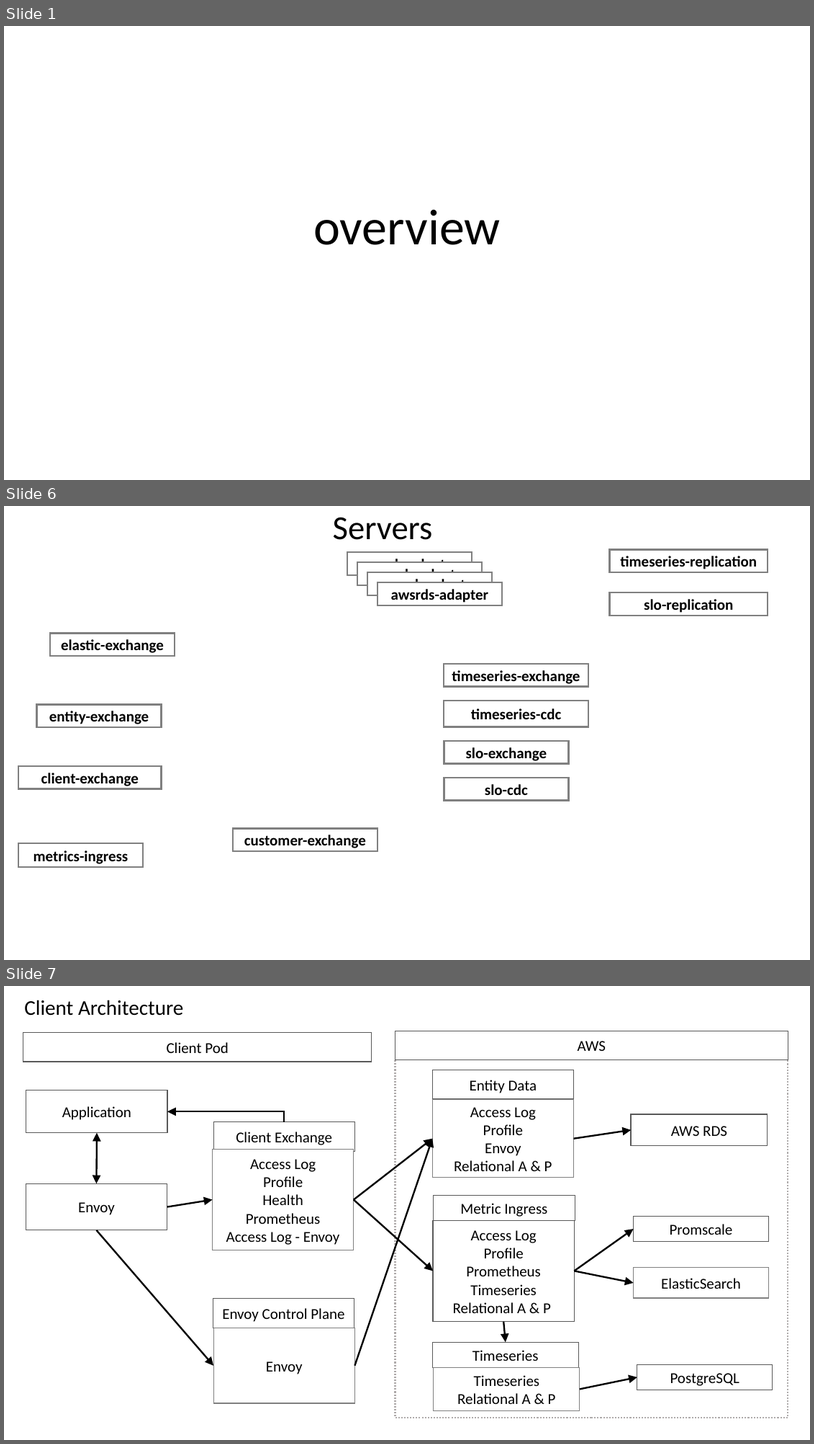
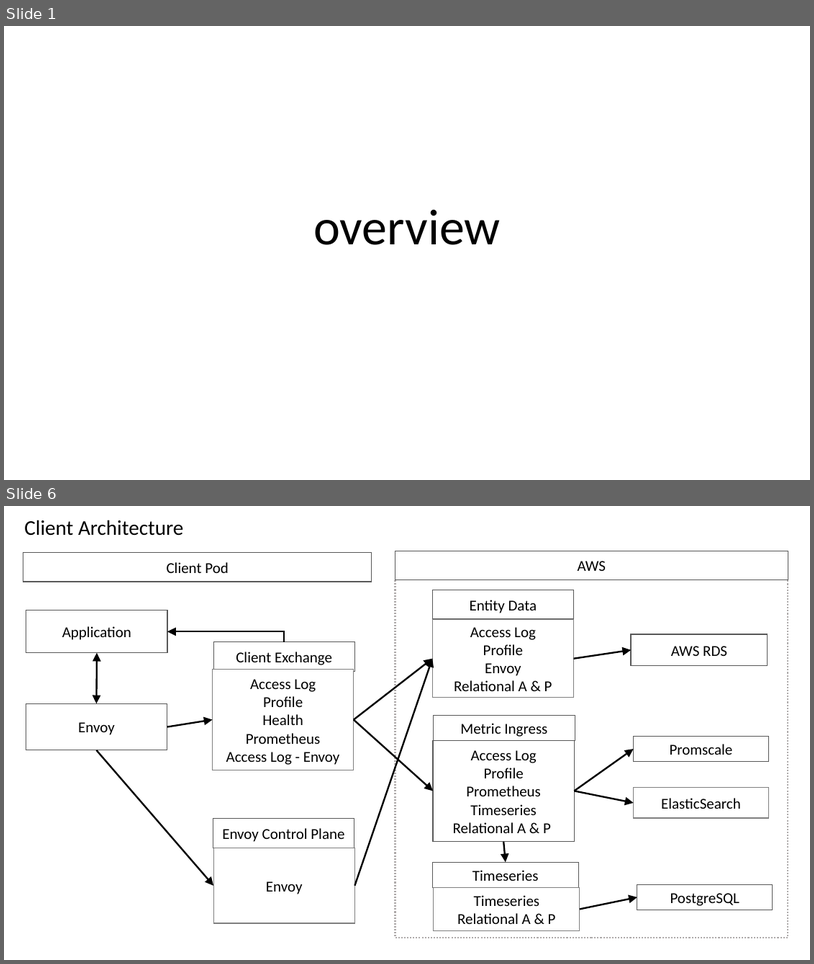
Before and after one commit to idiomatic-go/application-architecture, a slide deck: GO-Micro-Resources-Application.pptx. Shown one above the other, each under a label of ours: slides 1, 6 and 7 before the commit, slides 1 and 6 after it; the slides between them are not shown. The pictures are 814x1444 and 814x964 pixels, drawn with LibreOffice and Linux fonts; fonts in the diff are those of the drawing. Boxes give left, top, right and bottom in pixels: in the first picture for what was removed or moved away, otherwise in the second. Text is boxed around its words. In the diff, an @@ line names an element or a change of style, - is before the commit and + after.

```diff
--- a/GO-Micro-Resources-Application.pptx
+++ b/GO-Micro-Resources-Application.pptx
@@ slide 6 removed at [4,506,810,960], background #FFFFFF @@
@@ title removed at [333,517,433,540] @@
-Servers
@@ rectangle removed at [347,552,472,575] @@
-awsrds-adapter
@@ rectangle removed at [358,562,482,585] @@
-awsrds-adapter
@@ rectangle removed at [610,549,768,572] @@
-timeseries-replication
@@ rectangle removed at [368,572,492,595] @@
-awsrds-adapter
@@ rectangle removed at [378,582,502,605] @@
-awsrds-adapter
@@ rectangle removed at [610,592,768,615] @@
-slo-replication
@@ rectangle removed at [50,633,175,656] @@
-elastic-exchange
@@ rectangle removed at [445,664,589,687] @@
-timeseries-exchange
@@ rectangle removed at [36,705,161,728] @@
-entity-exchange
@@ rectangle removed at [445,700,589,726] @@
-timeseries-cdc
@@ rectangle removed at [445,741,569,764] @@
-slo-exchange
@@ rectangle removed at [18,766,162,789] @@
-client-exchange
@@ rectangle removed at [445,777,569,800] @@
-slo-cdc
@@ rectangle removed at [233,829,378,852] @@
-customer-exchange
@@ rectangle removed at [18,843,143,867] @@
-metrics-ingress
@@ what was slide 7 is now slide 6 @@
```
Also in this commit, not shown: 2 slides changed, 2 slides added, 2 other slides removed.
